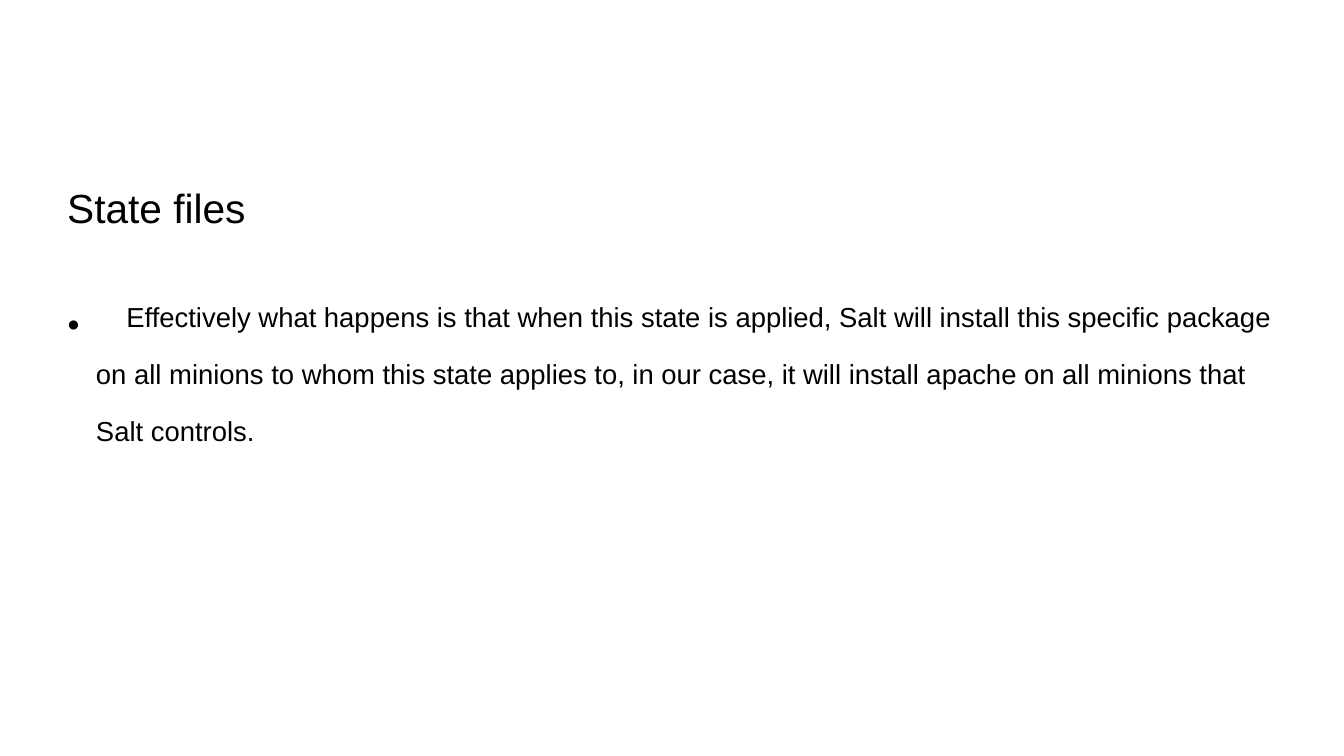
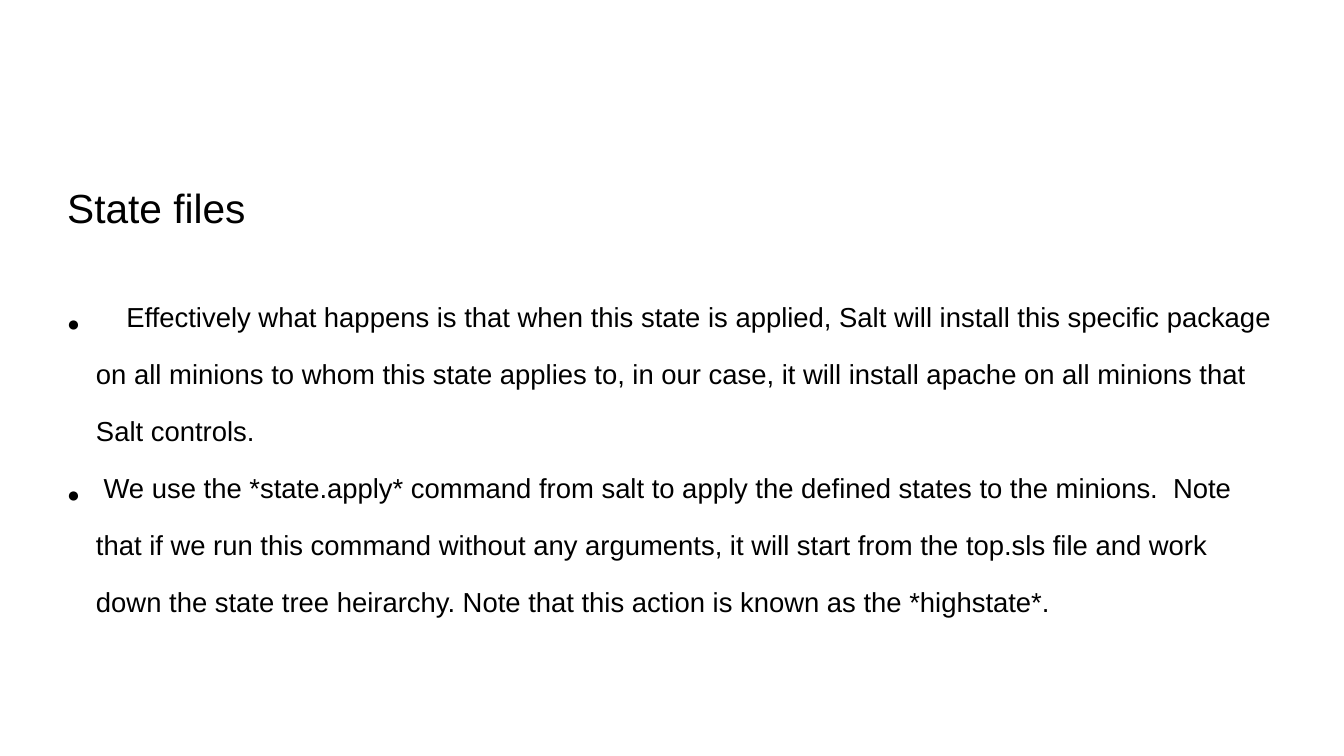
Before and after one commit to redmage123/Introduction-to-Saltstack, a slide deck: slide 70 of docs/Introduction-to-saltstack.odp. Drawn at 1344x756 pixels with LibreOffice and Linux fonts; fonts in the diff are those of the drawing; background and template pictures are left out. Boxes give left, top, right and bottom in pixels: in the first picture for what was removed or moved away, otherwise in the second. Text is boxed around its words. In the diff, an @@ line names an element or a change of style, - is before the commit and + after.

Commit message:
Added more slides to presentation

```diff
--- a/docs/Introduction-to-saltstack.odp
+++ b/docs/Introduction-to-saltstack.odp
@@ subtitle at (96,478,1231,618): paragraph added @@
+● We use the *state.apply* command from salt to apply the defined states to the minions. Note that if we run this command without any arguments, it will start from the top.sls file and work down the state tree heirarchy. Note that this action is known as the *highstate*.
```
Also in this commit, not shown: 6 other slides changed, 30 slides added, 1 other file.
